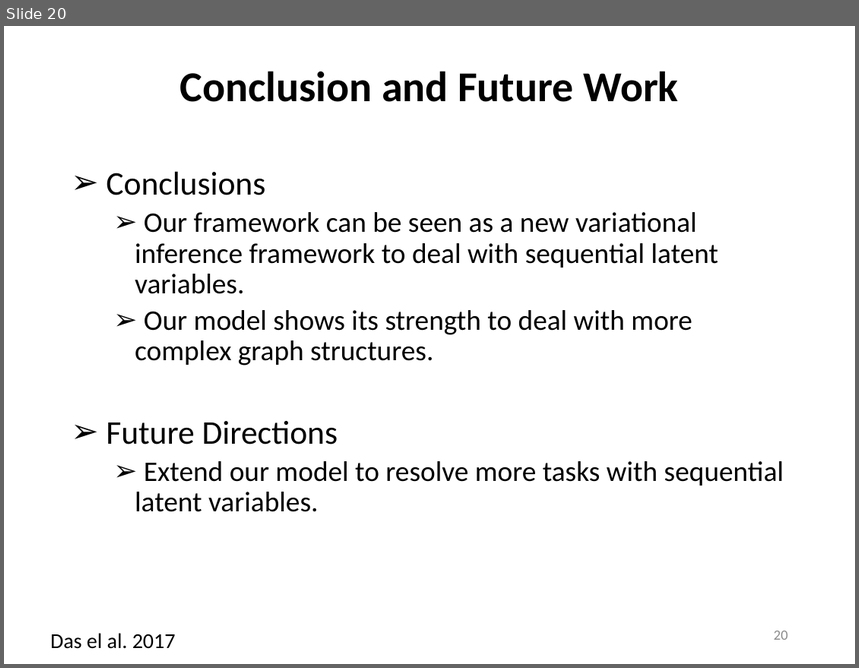
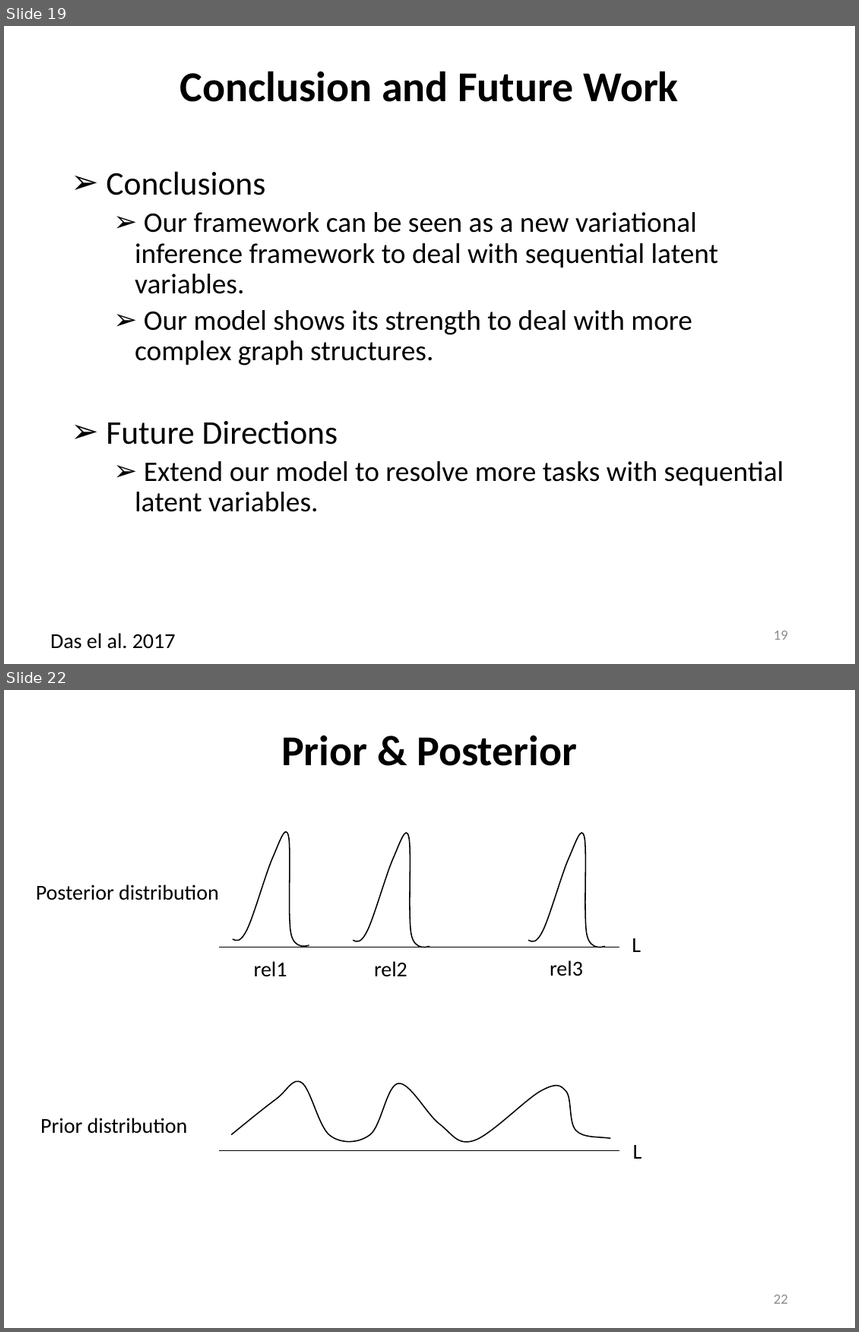
Before and after one commit to wenhuchen/wenhuchen.github.io, a slide deck: images/naacl2018.pptx. Shown one above the other, each under a label of ours: slide 20 before the commit, slides 19 and 22 after it; the slides between them are not shown. The pictures are 859x668 and 859x1332 pixels, drawn with LibreOffice and Linux fonts; fonts in the diff are those of the drawing. Boxes give left, top, right and bottom in pixels: in the first picture for what was removed or moved away, otherwise in the second. Text is boxed around its words. In the diff, an @@ line names an element or a change of style, - is before the commit and + after.

```diff
--- a/images/naacl2018.pptx
+++ b/images/naacl2018.pptx
@@ slide 22 added at <box>4,690,855,1328</box>, background #FFFFFF @@
@@ title added at <box>281,735,577,766</box>, 36 pt, text #000000, bold @@
+Prior & Posterior
@@ freeform shape added at <box>233,832,310,947</box>, outline #000000 1 pt @@
@@ freeform shape added at <box>353,833,430,948</box>, outline #000000 1 pt @@
@@ freeform shape added at <box>528,833,605,948</box>, outline #000000 1 pt @@
@@ text added at <box>36,885,219,901</box>, 18 pt, text #000000 @@
+Posterior distribution
@@ text added at <box>632,939,641,952</box>, 18 pt, text #000000 @@
+L
@@ line added from (219, 947) to (620, 947), #000000 0.5 pt @@
@@ text added at <box>254,961,287,977</box>, 18 pt, text #000000 @@
+rel1
@@ text added at <box>374,961,408,977</box>, 18 pt, text #000000 @@
+rel2
@@ text added at <box>550,961,583,977</box>, 18 pt, text #000000 @@
+rel3
@@ freeform shape added at <box>231,1081,611,1142</box>, outline #000000 1 pt @@
@@ text added at <box>40,1118,188,1134</box>, 18 pt, text #000000 @@
+Prior distribution
@@ text added at <box>633,1145,642,1159</box>, 18 pt, text #000000 @@
+L
@@ line added from (219, 1151) to (620, 1151), #000000 0.5 pt @@
@@ page number added at <box>774,1295,788,1304</box>, 12 pt, text #8C8C8C @@
+22
@@ what was slide 20 is now slide 19 @@
@@ page number at <box>774,631,788,640</box>: text changed @@
-20
+19
```
Also in this commit, not shown: 3 slides changed, 1 other slide added, 1 slide removed, 1 other file.
